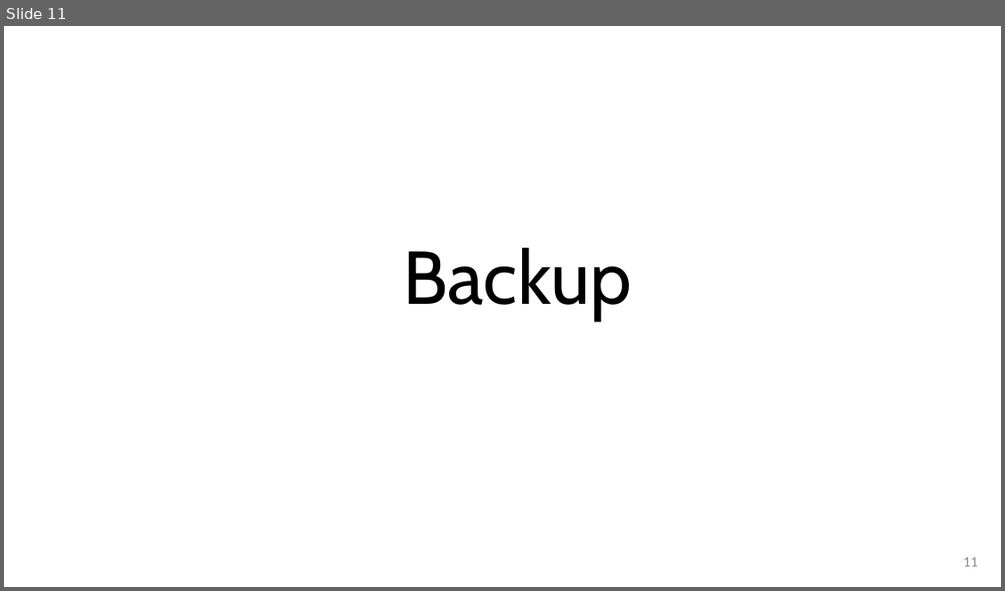
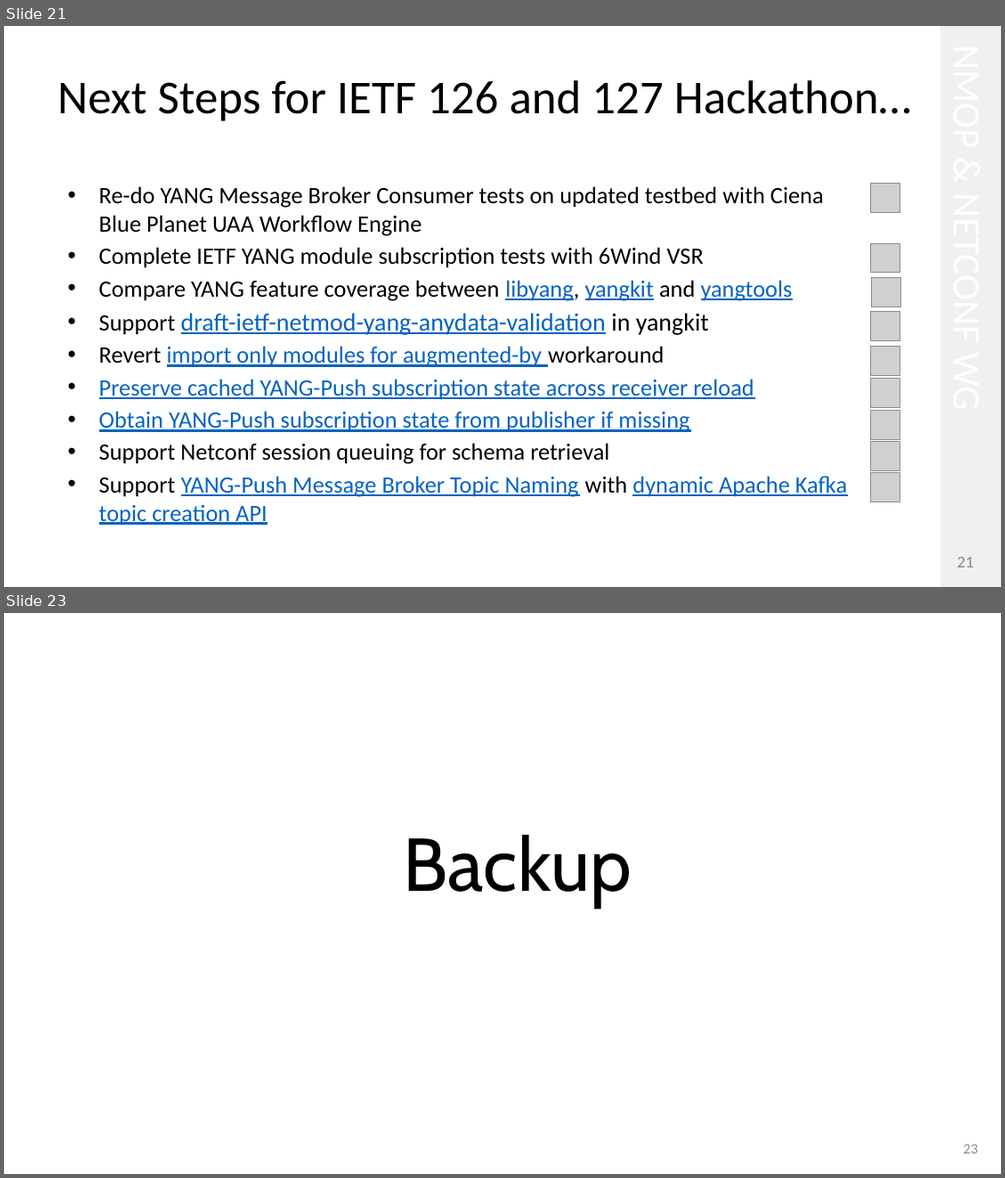
Before and after one commit to network-analytics/ietf-network-analytics-document-status, a slide deck: 125/NMOP/draft-ietf-nmop-yang-message-broker-integration-11.pptx. Shown one above the other, each under a label of ours: slide 11 before the commit, slides 21 and 23 after it; the slides between them are not shown. The pictures are 1005x591 and 1005x1178 pixels, drawn with LibreOffice and Linux fonts; fonts in the diff are those of the drawing; grey boxes stand for pictures. Boxes give left, top, right and bottom in pixels: in the first picture for what was removed or moved away, otherwise in the second. Text is boxed around its words. In the diff, an @@ line names an element or a change of style, - is before the commit and + after.

```diff
--- a/125/NMOP/draft-ietf-nmop-yang-message-broker-integration-11.pptx
+++ b/125/NMOP/draft-ietf-nmop-yang-message-broker-integration-11.pptx
@@ slide 21 added at <box>4,26,1001,587</box>, background #FFFFFF @@
@@ rectangle added at <box>940,26,1001,587</box>, fill #F1F0F0 @@
@@ title added at <box>57,80,911,121</box>, 45.3 pt, text #000000 @@
+Next Steps for IETF 126 and 127 Hackathon…
@@ picture added at <box>870,183,899,212</box> @@
@@ text added at <box>99,186,847,525</box>, 22.7 pt, text #0563C1, underline @@
+• Re-do YANG Message Broker Consumer tests on updated testbed with Ciena Blue Planet UAA Workflow Engine
+• Complete IETF YANG module subscription tests with 6Wind VSR
+• Compare YANG feature coverage between libyang, yangkit and yangtools
+• Support draft-ietf-netmod-yang-anydata-validation in yangkit
+• Revert import only modules for augmented-by workaround
+• Preserve cached YANG-Push subscription state across receiver reload
+• Obtain YANG-Push subscription state from publisher if missing
+• Support Netconf session queuing for schema retrieval
+• Support YANG-Push Message Broker Topic Naming with dynamic Apache Kafka topic creation API
@@ picture added at <box>870,243,899,272</box> @@
@@ picture added at <box>872,277,900,306</box> @@
@@ picture added at <box>871,312,900,341</box> @@
@@ picture added at <box>871,346,900,375</box> @@
@@ picture added at <box>871,378,900,408</box> @@
@@ picture added at <box>871,410,900,440</box> @@
@@ picture added at <box>871,442,900,471</box> @@
@@ picture added at <box>870,473,899,501</box> @@
@@ page number added at <box>957,556,974,567</box>, 16 pt, text #888888 @@
+21
@@ what was slide 11 is now slide 23 @@
@@ page number at <box>963,1143,979,1153</box>: text changed @@
-11
+23
```
Also in this commit, not shown: 5 slides changed, 11 other slides added, 4 other files.
